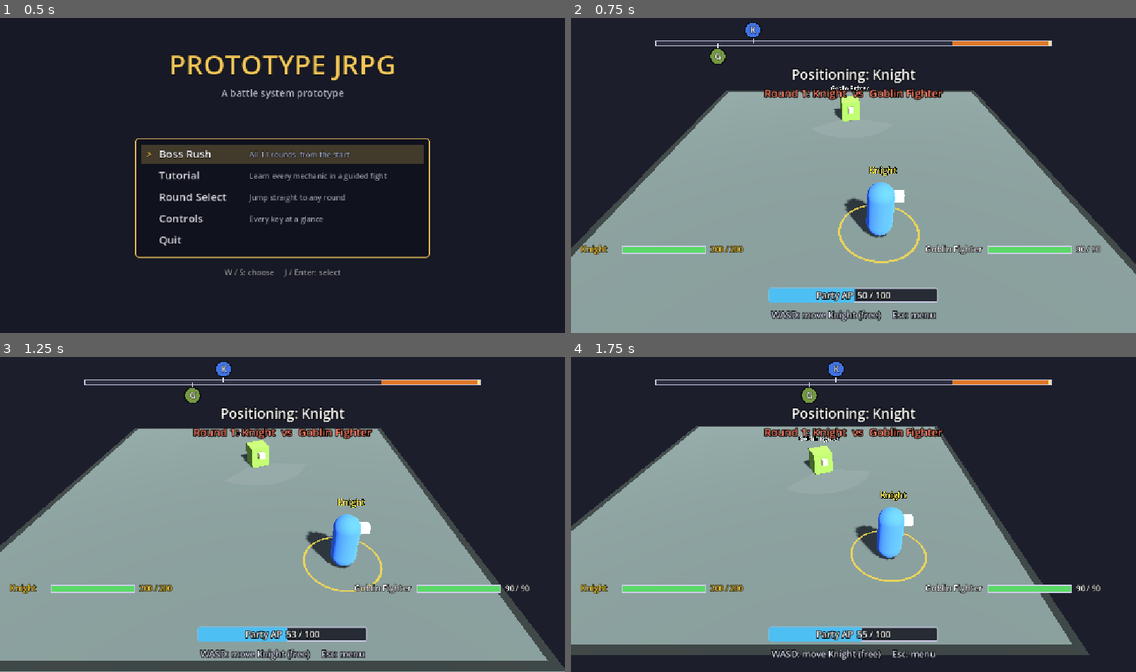
Above: before the commit, frames 1-4 (two rows, left to right).
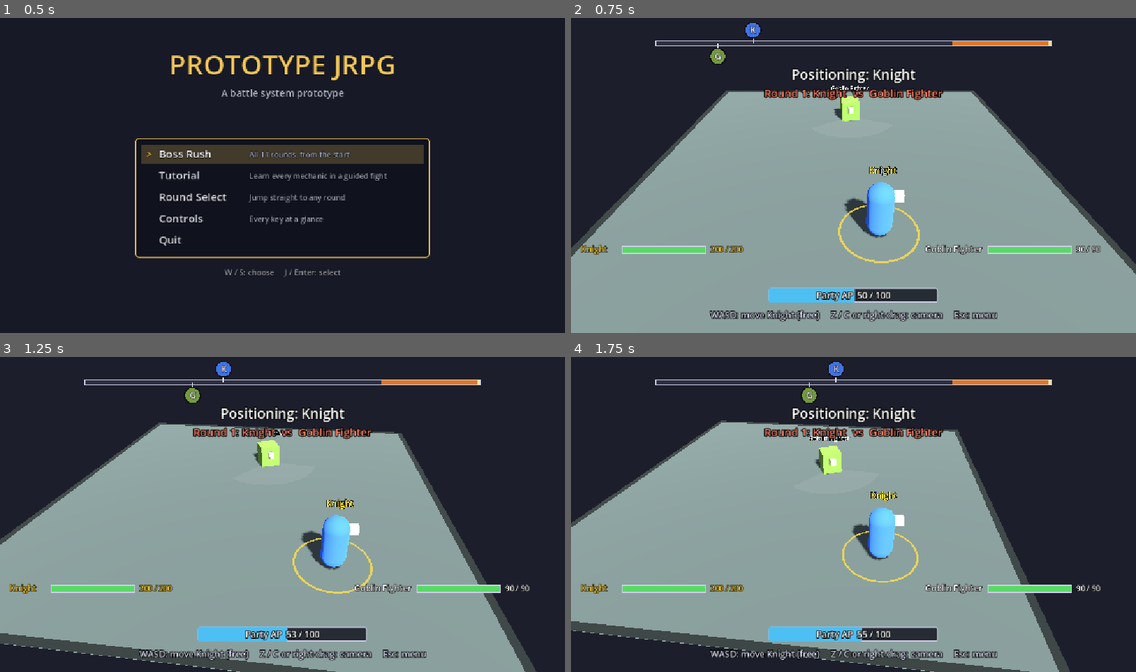
Above: after the commit, the same moments.

Repository: Wyrbun/prototype-jrpg
Game: Godot game, scene res://scenes/ui/title_menu.tscn
Same seed, same stepped clock (60 frames per second), same inputs: the game is played once before the commit and once after it.
Inputs (mouse positions are in pixels of both pictures, inside the frame that each line leads up to):
- Up to frame 1 (0.5 s): no input
- Up to frame 2 (0.75 s): tap Enter (ui_accept) at 0.5 s; move the mouse to (977, 159) at 0.52 s; hold D (move_right) from 0.53 s (still down); hold Space (end_turn) from 0.53 s (still down); click (977, 159) at 0.67 s
- Up to frame 3 (1.25 s): keep holding D (move_right); keep holding Space (end_turn); tap Enter (ui_accept) at 0.77 s; tap Z (camera_left, bound only after the commit) at 0.8 s
- Up to frame 4 (1.75 s): release D (move_right) at 1.25 s; release Space (end_turn) at 1.25 s; drag from (740, 530) to (825, 577) at 1.27 s

Frame 1 is identical in both runs. In frame 2, 0.9% of the frame differs, in the area x 24-76%, y 92-97%; in frame 3, 11%, in the area x 0-100%, y 20-100%; in frame 4, 11%.
Error before the commit: Cannot call method 'set_input_as_handled' on a null value. (res://scripts/ui/title_menu.gd:87)
Error after the commit: Cannot call method 'set_input_as_handled' on a null value. (res://scripts/ui/title_menu.gd:88)

Commit message:
Camera controls, turn pans, control handback
Z / C or right-drag rotates the camera, wheel zooms, V resets; movement is camera-relative. The camera glides to whoever's turn it is before the turn starts and back afterwards. Control returns to the previously steered party member after an ally's turn.

Co-Authored-By: Claude Opus 5.5 <noreply@anthropic.com>
Claude-Session: https://claude.ai/code/session_01S8eb9ZThBNoVr4PehxFGnP

Diff:
--- a/project.godot
+++ b/project.godot
@@ -71,6 +71,21 @@
 "events": [Object(InputEventKey,"resource_local_to_scene":false,"resource_name":"","device":-1,"window_id":0,"alt_press …(195 unchanged characters)…
 ]
 }
+camera_left={
+"deadzone": 0.2,
+"events": [Object(InputEventKey,"resource_local_to_scene":false,"resource_name":"","device":-1,"window_id":0,"alt_pressed":false,"shift_pressed":false,"ctrl_pressed":false,"meta_pressed":false,"pressed":false,"keycode":0,"physical_keycode":90,"key_label":0,"unicode":0,"location":0,"echo":false,"script":null)
+]
+}
+camera_right={
+"deadzone": 0.2,
+"events": [Object(InputEventKey,"resource_local_to_scene":false,"resource_name":"","device":-1,"window_id":0,"alt_pressed":false,"shift_pressed":false,"ctrl_pressed":false,"meta_pressed":false,"pressed":false,"keycode":0,"physical_keycode":67,"key_label":0,"unicode":0,"location":0,"echo":false,"script":null)
+]
+}
+camera_reset={
+"deadzone": 0.2,
+"events": [Object(InputEventKey,"resource_local_to_scene":false,"resource_name":"","device":-1,"window_id":0,"alt_pressed":false,"shift_pressed":false,"ctrl_pressed":false,"meta_pressed":false,"pressed":false,"keycode":0,"physical_keycode":86,"key_label":0,"unicode":0,"location":0,"echo":false,"script":null)
+]
+}
 next_round={
 "deadzone": 0.2,
 "events": [Object(InputEventKey,"resource_local_to_scene":false,"resource_name":"","device":-1,"window_id":0,"alt_press …(190 unchanged characters)…
--- a/scripts/battle/battle_arena.gd
+++ b/scripts/battle/battle_arena.gd
@@ -135,6 +135,16 @@
 @export var camera_follow_speed: float = 4.0
 ## How far the camera sits from the action, in meters.
 @export var camera_distance: float = 12.0
+## Camera controls: Z / C or right-drag to rotate, mouse wheel to zoom, V to reset.
+@export var camera_turn_degrees_per_second: float = 100.0
+@export var camera_mouse_sensitivity: float = 0.3
+@export var camera_min_distance: float = 7.0
+@export var camera_max_distance: float = 24.0
+@export var camera_min_pitch: float = 20.0
+@export var camera_max_pitch: float = 75.0
+## When a turn comes up, the camera pans to that fighter before the turn
+## begins (and back afterwards). Longer distances take longer, up to this.
+@export var turn_pan_max_seconds: float = 0.8
 
 
 ## One enemy skill on its way to landing.
@@ -225,6 +235,23 @@
 ## True on frames where you moved (so the world moved with you).
 var _world_moved := false
 var _camera_offset: Vector3
+## Camera angle around the fighter (yaw), tilt (pitch, degrees down) and zoom.
+var _cam_yaw := 0.0
+var _cam_pitch := 35.0
+var _cam_distance := 12.0
+var _cam_start_pitch := 35.0
+## The point the camera follows, smoothed so rotating stays steady.
+var _cam_focus := Vector3.ZERO
+## The party member you were steering before an ally's turn took over;
+## control goes back to them when that turn ends.
+var _steer_before_turn: Combatant = null
+## A smooth camera pan in progress: where it started, its length, and time so far.
+var _pan_start := Vector3.ZERO
+var _pan_duration := 0.0
+var _pan_time := 0.0
+## Seconds left before the active fighter's turn actually begins (the camera
+## is panning over to them).
+var _turn_intro_left := 0.0
 var _flash_message := ""
 var _flash_time_left := 0.0
 
@@ -261,8 +288,12 @@
 	current_max_ap = max_ap
 	# The camera keeps its angle from the scene and backs away along its
 	# own view direction (+Z is "behind" a camera in Godot).
-	_camera_offset = camera.global_basis.z * camera_distance
-	camera.global_position = _camera_focus() + _camera_offset
+	_cam_pitch = -camera.global_rotation_degrees.x
+	_cam_start_pitch = _cam_pitch
+	_cam_yaw = camera.global_rotation_degrees.y
+	_cam_distance = camera_distance
+	_cam_focus = _camera_focus()
+	_place_camera()
 	print("%s! Party: %s  vs  Enemies: %s" % [encounter.title, _names(party), _names(enemies)])
 	if tutorial_mode:
 		for c in combatants:
@@ -356,6 +387,10 @@
 			_free_roam(delta, world_delta)
 			_tick_stances(world_delta)
 			_advance_timeline(world_delta)
+		elif _turn_intro_left > 0.0:
+			_turn_intro_left -= delta
+			if _turn_intro_left <= 0.0:
+				_begin_active_turn()
 		elif _party_turn() and _menu_mode == BattleMenu.Mode.EXECUTING:
 			_update_combo(delta)
 		elif _party_turn() and _menu_mode == BattleMenu.Mode.TARGET:
@@ -369,6 +404,9 @@
 
 
 func _unhandled_input(event: InputEvent) -> void:
+	if _camera_input(event):
+		get_viewport().set_input_as_handled()
+		return
 	if event.is_action_pressed("menu"):
 		get_viewport().set_input_as_handled()
 		get_tree().change_scene_to_file("res://scenes/ui/title_menu.tscn")
@@ -459,26 +497,46 @@
 		_flash("Wore off: " + ", ".join(ended))
 
 	if fighter.team == Combatant.Team.PARTY:
+		if _steer_before_turn == null:
+			_steer_before_turn = controlled  # remembered, to hand control back afterwards
+		_set_controlled(fighter)  # locked onto the fighter whose turn it is
+	else:
+		fighter.set_highlighted(true)
+	# The camera pans over to whoever's turn it is; the turn begins when it arrives.
+	_turn_intro_left = _begin_pan()
+	if _turn_intro_left <= 0.0:
+		_begin_active_turn()
+
+
+## The camera has arrived: the turn really starts now.
+func _begin_active_turn() -> void:
+	_turn_intro_left = 0.0
+	var fighter := active
+	if fighter == null:
+		return
+	if fighter.team == Combatant.Team.PARTY:
 		var recovered := fighter.recover_hp()
 		if recovered > 0:
 			_flash("%s recovers %d HP" % [fighter.display_name, recovered])
-		_set_controlled(fighter)  # locked onto the fighter whose turn it is
 		# Every turn starts with enough AP for a few attacks.
 		ap = minf(maxf(ap, turn_start_ap), current_max_ap)
 		_open_commands()
 	else:
-		fighter.set_highlighted(true)
-		if fighter.loaded_skill == Skills.NONE:
-			_begin_cast(fighter)
-		_enemy_unleash(fighter, false)
-		if _strike != null:
-			await strike_finished
-		if _game_over:
-			return
-		# "await" pauses this function until the timer finishes,
-		# without freezing the rest of the game.
-		await get_tree().create_timer(enemy_turn_seconds).timeout
-		_end_turn()
+		_run_enemy_turn(fighter)
+
+
+func _run_enemy_turn(fighter: Combatant) -> void:
+	if fighter.loaded_skill == Skills.NONE:
+		_begin_cast(fighter)
+	_enemy_unleash(fighter, false)
+	if _strike != null:
+		await strike_finished
+	if _game_over:
+		return
+	# "await" pauses this function until the timer finishes,
+	# without freezing the rest of the game.
+	await get_tree().create_timer(enemy_turn_seconds).timeout
+	_end_turn()
 
 
 func _end_turn() -> void:
@@ -487,7 +545,14 @@
 	if active != controlled:
 		active.set_highlighted(false)
 	_send_to_start(active)
+	var was_party := active.team == Combatant.Team.PARTY
 	active = null
+	# After an ally's turn, go back to whoever you were steering before it.
+	if was_party and _steer_before_turn != null:
+		if not _steer_before_turn.is_down and _steer_before_turn != controlled:
+			_set_controlled(_steer_before_turn)
+		_steer_before_turn = null
+	_begin_pan()  # glide back to whoever you're steering
 	timeline_bar.active = null
 	_menu_mode = BattleMenu.Mode.HIDDEN
 	_combo_target = null
@@ -521,7 +586,7 @@
 	# Godot, so "move_forward" maps to the negative Y of this vector.
 	var input := Input.get_vector("move_left", "move_right", "move_forward", "move_back")
 	if controlled != null and not controlled.is_down and input != Vector2.ZERO:
-		controlled.step(Vector3(input.x, 0.0, input.y), delta)
+		controlled.step(_camera_relative(input), delta)
 		_keep_in_arena(controlled)
 	for enemy in enemies:
 		_enemy_step(enemy, world_delta)
@@ -539,6 +604,7 @@
 		return
 	var index := standing.find(controlled)
 	_set_controlled(standing[(index + 1) % standing.size()])
+	_begin_pan()
 
 
 func _set_controlled(fighter: Combatant) -> void:
@@ -1630,7 +1696,7 @@
 		return
 	if _pending_skill["target"] == Moves.Target.POINT:
 		var input := Input.get_vector("move_left", "move_right", "move_forward", "move_back")
-		_target_marker.global_position += Vector3(input.x, 0.0, input.y) * 7.0 * delta
+		_target_marker.global_position += _camera_relative(input) * 7.0 * delta
 		_keep_marker_in_range()
 	elif not _target_choices.is_empty():
 		var chosen := _target_choices[_target_index]
@@ -1804,17 +1870,77 @@
 # --- Camera and UI --------------------------------------------------------
 
 func _update_camera(delta: float) -> void:
-	# This "1 - exp(...)" form makes the smoothing feel the same at any frame rate.
-	var weight := 1.0 - exp(-camera_follow_speed * delta)
-	camera.global_position = camera.global_position.lerp(_camera_focus() + _camera_offset, weight)
-
-
-## The point the camera looks at: a bit of the way from the fighter you
-## control (or the party, between turns) toward the nearest enemy, so both
-## stay on screen.
+	var turn := Input.get_axis("camera_left", "camera_right")
+	_cam_yaw -= turn * camera_turn_degrees_per_second * delta
+	if _pan_time < _pan_duration:
+		# A pan: ease in and out from where the camera was to its new subject.
+		_pan_time += delta
+		var t := clampf(_pan_time / _pan_duration, 0.0, 1.0)
+		_cam_focus = _pan_start.lerp(_camera_focus(), t * t * (3.0 - 2.0 * t))
+	else:
+		# This "1 - exp(...)" form makes the smoothing feel the same at any frame rate.
+		var weight := 1.0 - exp(-camera_follow_speed * delta)
+		_cam_focus = _cam_focus.lerp(_camera_focus(), weight)
+	_place_camera()
+
+
+## Starts a smooth pan from the current view to the camera's new subject.
+## Returns how long it takes (0 when it's already there).
+func _begin_pan() -> float:
+	_pan_start = _cam_focus
+	var distance := _pan_start.distance_to(_camera_focus())
+	_pan_time = 0.0
+	_pan_duration = 0.0 if distance < 0.6 else clampf(0.3 + distance * 0.04, 0.3, turn_pan_max_seconds)
+	return _pan_duration
+
+
+func _place_camera() -> void:
+	camera.global_rotation_degrees = Vector3(-_cam_pitch, _cam_yaw, 0.0)
+	_camera_offset = camera.global_basis.z * _cam_distance
+	camera.global_position = _cam_focus + _camera_offset
+
+
+## Mouse: hold the right button and drag to rotate and tilt, wheel to zoom.
+## V puts the camera back to its starting angle.
+func _camera_input(event: InputEvent) -> bool:
+	if event is InputEventMouseMotion and (event.button_mask & MOUSE_BUTTON_MASK_RIGHT):
+		_cam_yaw -= event.relative.x * camera_mouse_sensitivity
+		_cam_pitch = clampf(_cam_pitch + event.relative.y * camera_mouse_sensitivity, camera_min_pitch, camera_max_pitch)
+		return true
+	if event is InputEventMouseButton and event.pressed:
+		if event.button_index == MOUSE_BUTTON_WHEEL_UP:
+			_cam_distance = maxf(_cam_distance * 0.9, camera_min_distance)
+			return true
+		if event.button_index == MOUSE_BUTTON_WHEEL_DOWN:
+			_cam_distance = minf(_cam_distance * 1.1, camera_max_distance)
+			return true
+	if event.is_action_pressed("camera_reset"):
+		_cam_yaw = 0.0
+		_cam_pitch = _cam_start_pitch
+		_cam_distance = camera_distance
+		return true
+	return false
+
+
+## Turns WASD into a direction on the floor relative to the camera, so W
+## always moves away from the screen, whichever way the camera faces.
+func _camera_relative(input: Vector2) -> Vector3:
+	var right := camera.global_basis.x
+	var forward := -camera.global_basis.z
+	right.y = 0.0
+	forward.y = 0.0
+	return right.normalized() * input.x - forward.normalized() * input.y
+
+
+## The point the camera looks at: the fighter whose turn it is (or, between
+## turns, the one you steer), a bit of the way toward the nearest opponent so
+## both stay on screen.
 func _camera_focus() -> Vector3:
-	var anchor := controlled.global_position if controlled != null else _party_center()
-	var threat := _nearest_to_point(anchor, enemies)
+	# During anyone's turn the camera is on them; otherwise on who you steer.
+	var subject := active if active != null else controlled
+	var anchor := subject.global_position if subject != null else _party_center()
+	var others := enemies if subject == null or subject.team == Combatant.Team.PARTY else _standing(party)
+	var threat := _nearest_to_point(anchor, others)
 	return anchor.lerp(threat.global_position, 0.35) if threat != null else anchor
 
 
@@ -1894,6 +2020,8 @@
 
 
 func _controls_hint() -> String:
+	if _turn_intro_left > 0.0:
+		return ""  # the camera is still panning to the fighter
 	match _menu_mode:
 		BattleMenu.Mode.COMMANDS:
 			return "W / S: choose     J: select"
@@ -1908,7 +2036,7 @@
 	if standing.size() > 1 and controlled != null:
 		next_name = standing[(standing.find(controlled) + 1) % standing.size()].display_name
 	var tab_part := "     Tab: switch to %s" % next_name if next_name != "" else ""
-	return "WASD: move %s (free)%s     Esc: menu" % [controlled.display_name if controlled else "", tab_part]
+	return "WASD: move %s (free)%s     Z / C or right-drag: camera     Esc: menu" % [controlled.display_name if controlled else "", tab_part]
 
 
 ## Shows a short message under the turn label for a moment.
--- a/scripts/ui/title_menu.gd
+++ b/scripts/ui/title_menu.gd
@@ -14,6 +14,7 @@
 const CONTROLS := [
 	["Between turns", "WASD / arrows", "Move the party member you're steering"],
 	["Between turns", "Tab", "Switch to the next party member"],
+	["Camera", "Z / C, right-drag", "Rotate (wheel: zoom, V: reset)"],
 	["Your turn", "W / S, J / K", "Choose, select, go back"],
 	["Combo bar", "J / K, Space", "Add a move / remove the last one, begin"],
 	["Combo playing", "J", "Timed hit: press inside the box for a Perfect"],
Not shown, changed: docs/CHANGELOG.md
Not shown, changed: docs/battle-design.md
